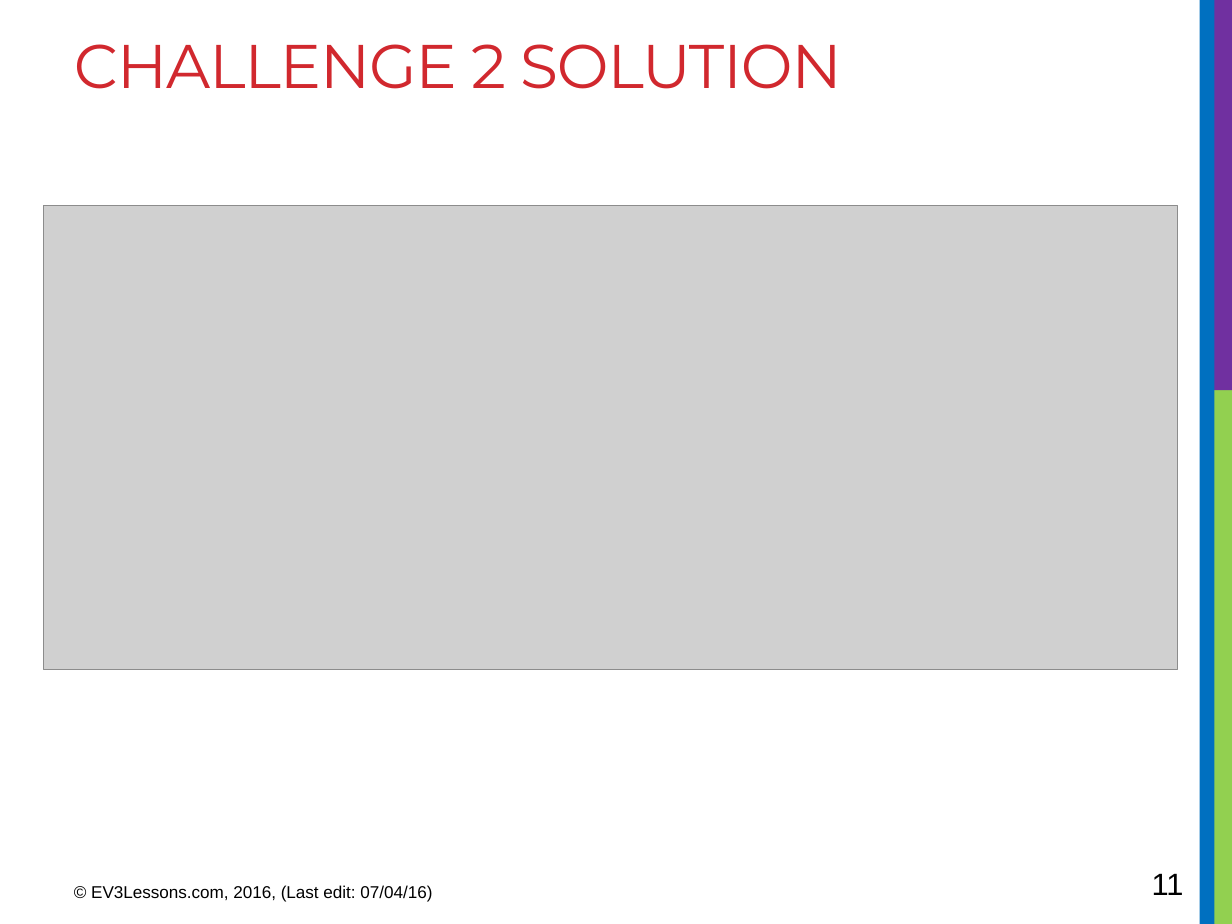
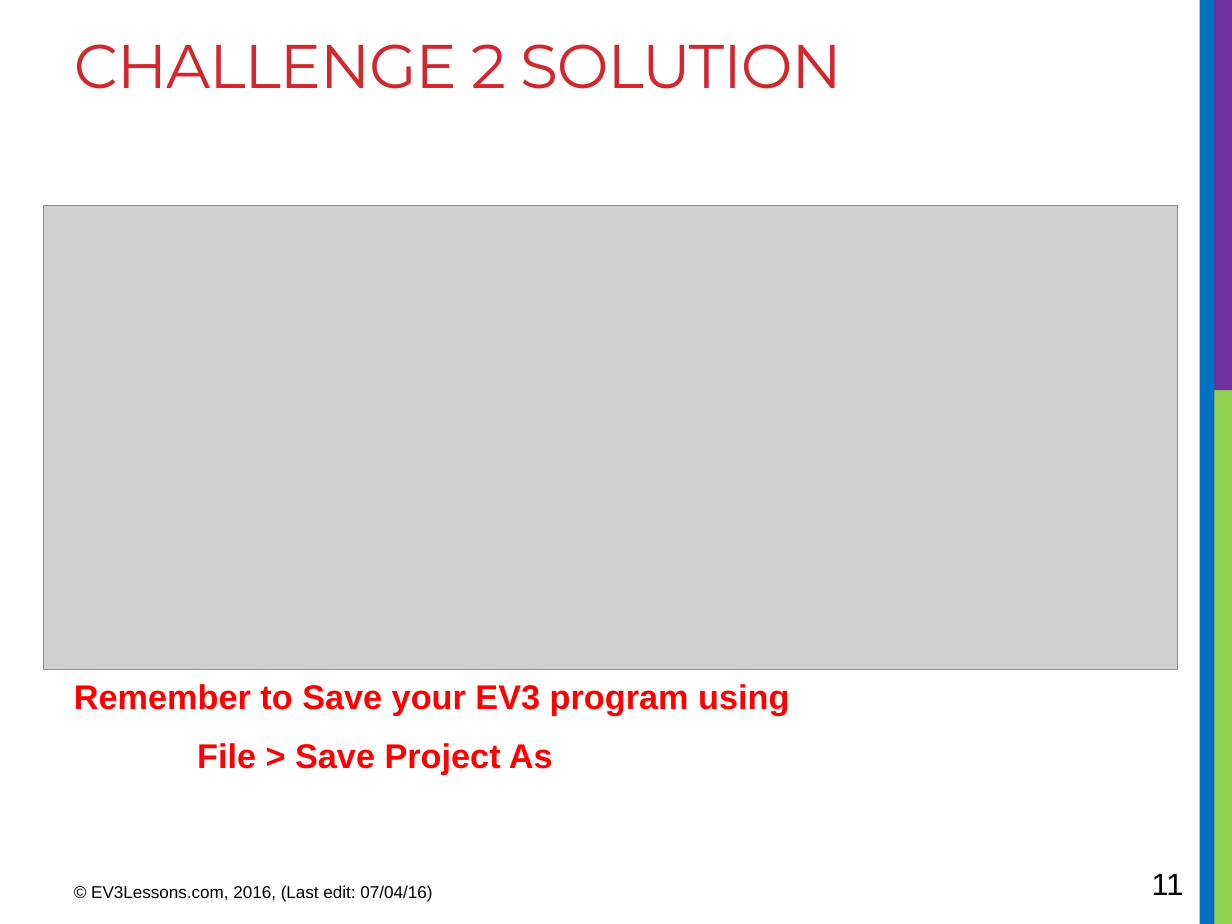
Before and after one commit to transfer99/transfer99.github.io, a slide deck: slide 11 of 15lego/4 Touch.pptx. Drawn at 1232x924 pixels with LibreOffice and Linux fonts; fonts in the diff are those of the drawing; grey boxes stand for pictures. Boxes give left, top, right and bottom in pixels: in the first picture for what was removed or moved away, otherwise in the second. Text is boxed around its words. In the diff, an @@ line names an element or a change of style, - is before the commit and + after.

```diff
--- a/15lego/4 Touch.pptx
+++ b/15lego/4 Touch.pptx
@@ text added at (74,684,789,774), 20 pt, text #FF0000, bold @@
+Remember to Save your EV3 program using
+File > Save Project As
```
Also in this commit, not shown: 9 other files.
